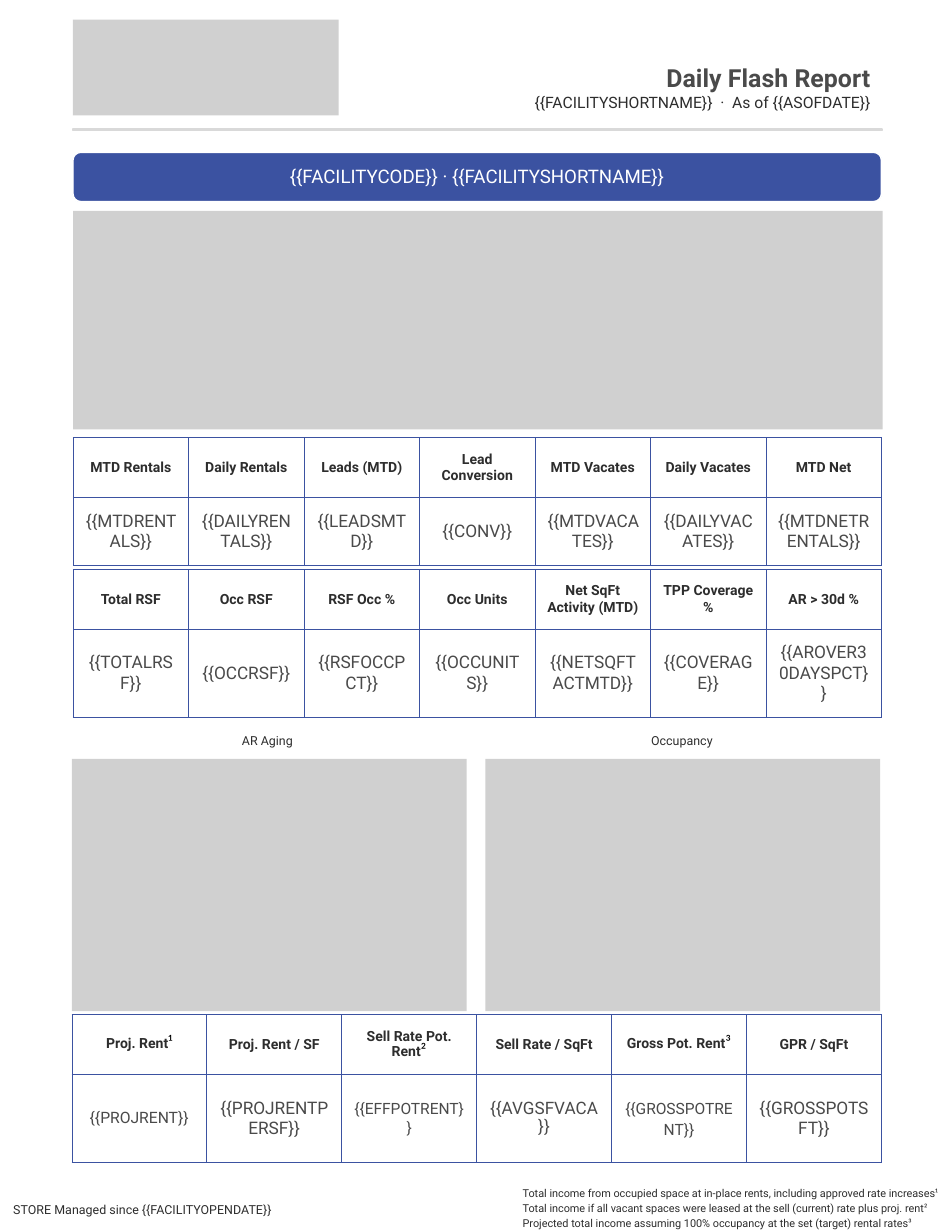
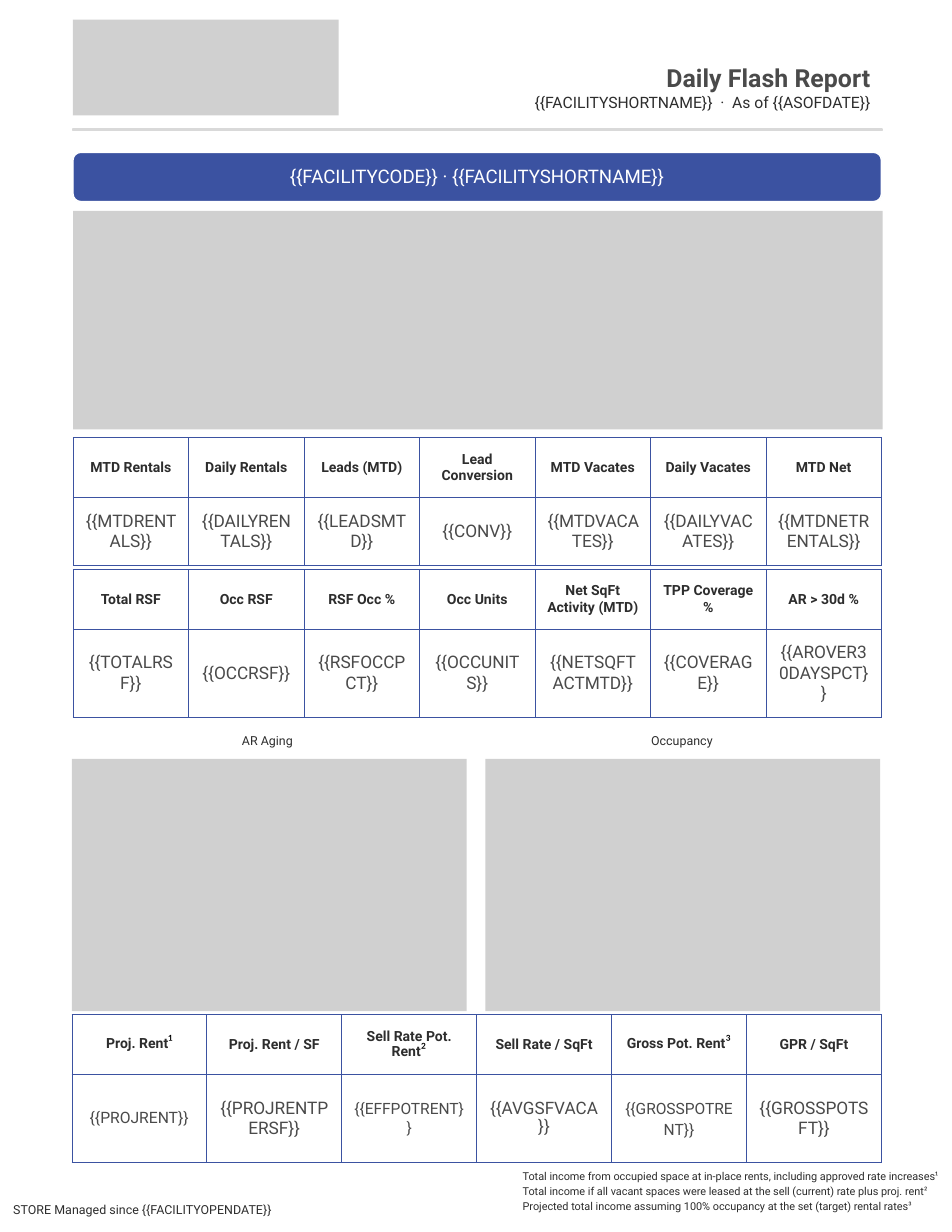
Before and after one commit to alexandermburke/ProformaBuilder, a slide deck: slide 1 of storeinsight/public/FLASHTEMPLATE.pptx. Drawn at 952x1232 pixels with LibreOffice and Linux fonts; fonts in the diff are those of the drawing; grey boxes stand for pictures. Boxes give left, top, right and bottom in pixels: in the first picture for what was removed or moved away, otherwise in the second. Text is boxed around its words. In the diff, an @@ line names an element or a change of style, - is before the commit and + after.

```diff
--- a/storeinsight/public/FLASHTEMPLATE.pptx
+++ b/storeinsight/public/FLASHTEMPLATE.pptx
@@ text "Total income from occupied space ...": place and size @@
-text "Total income from occupied space ..." at bbox=[523, 1188, 938, 1230]
+text "Total income from occupied space ..." at bbox=[523, 1171, 938, 1213]
```
Also in this commit, not shown: 1 other file.
